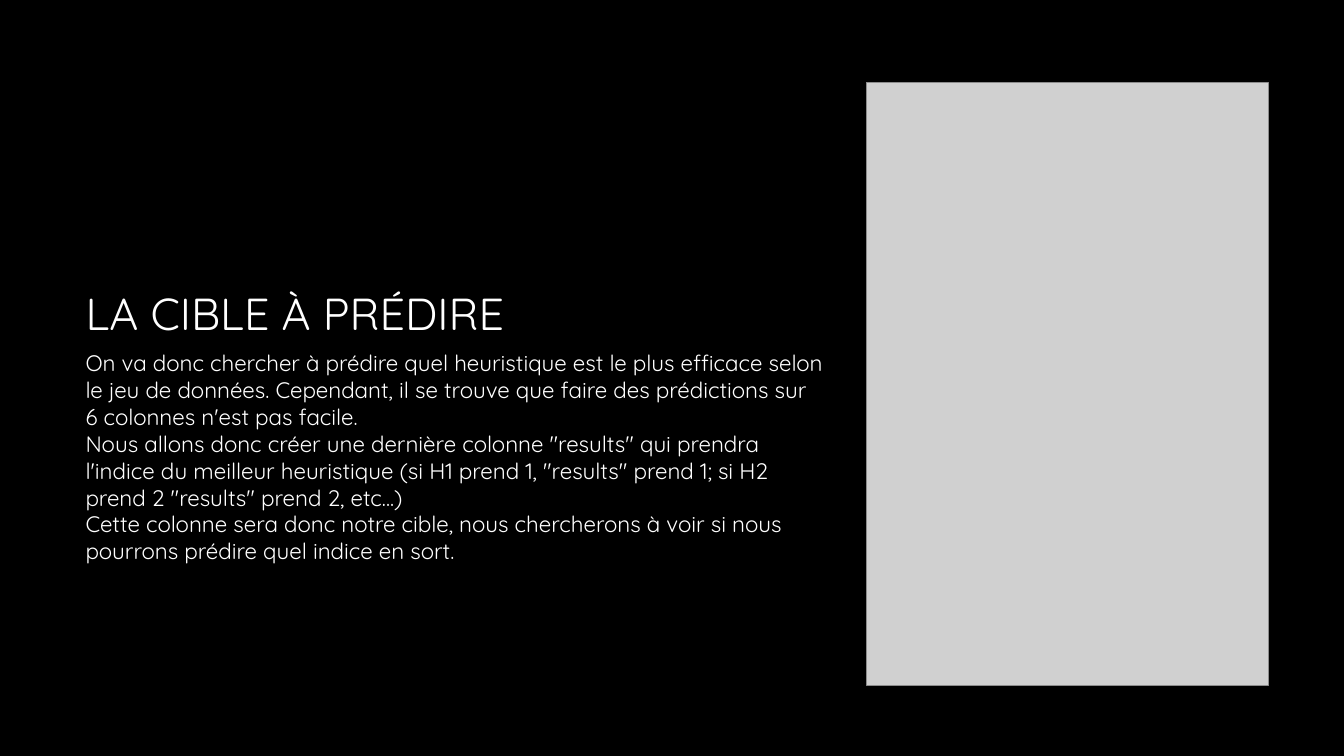
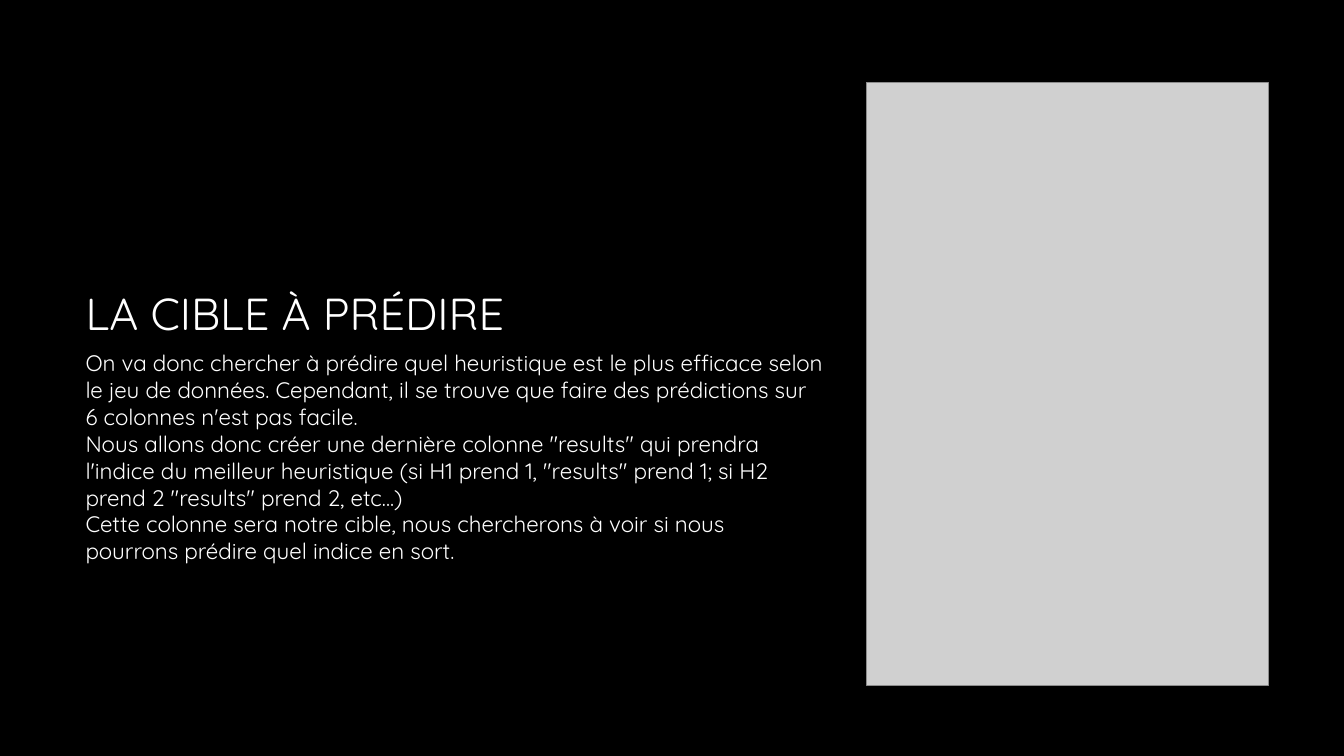
Before and after one commit to Sh0ri/Python_For_Datascience_Homework, a slide deck: slide 5 of Python.pptx. Drawn at 1344x756 pixels with LibreOffice and Linux fonts; fonts in the diff are those of the drawing; grey boxes stand for pictures; background and template pictures are left out. Boxes give left, top, right and bottom in pixels: in the first picture for what was removed or moved away, otherwise in the second. Text is boxed around its words. In the diff, an @@ line names an element or a change of style, - is before the commit and + after.

```diff
--- a/Python.pptx
+++ b/Python.pptx
@@ text at [86,509,724,564]: text changed @@
-Cette colonne sera donc notre cible, nous chercherons à voir si nous pourrons prédire quel indice en sort.
+Cette colonne sera notre cible, nous chercherons à voir si nous pourrons prédire quel indice en sort.
```
Also in this commit, not shown: 2 other slides changed.
